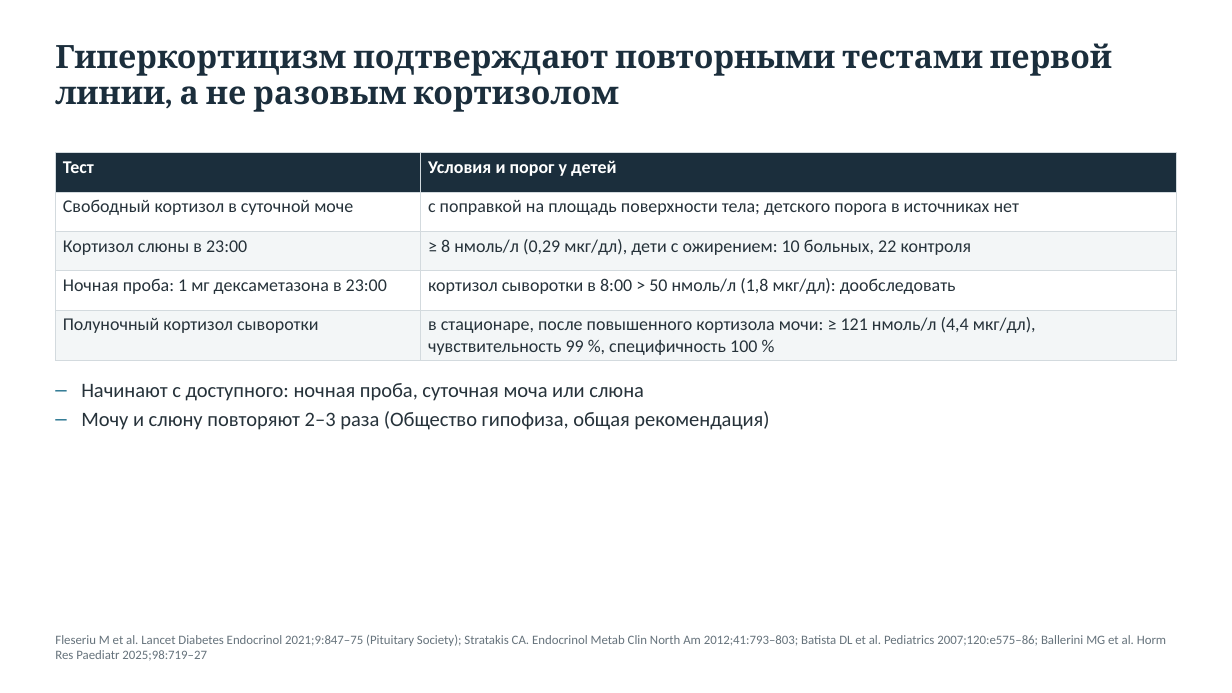
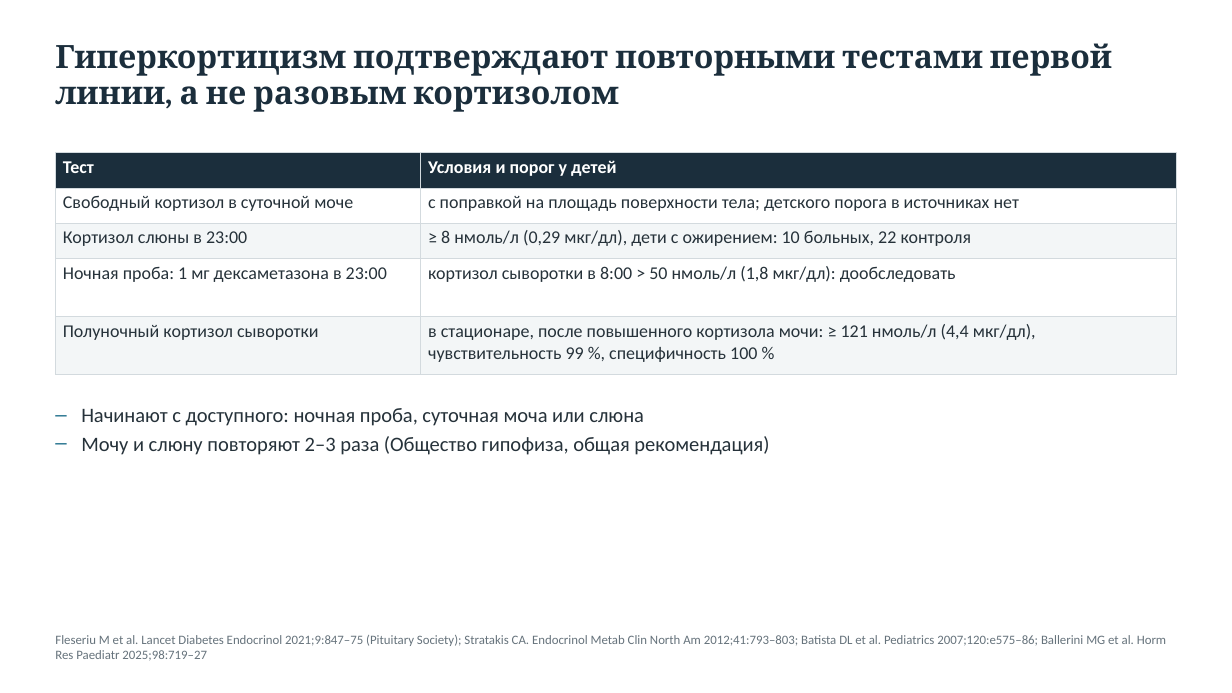
Before and after one commit to drabdulbosit1-eng/my-test-cloud, a slide deck: slide 20 of Endo_short_stature/Эндокринные причины низкорослости 2026.pptx. Drawn at 1232x693 pixels with LibreOffice and Linux fonts; fonts in the diff are those of the drawing. Boxes give left, top, right and bottom in pixels: in the first picture for what was removed or moved away, otherwise in the second. Text is boxed around its words. In the diff, an @@ line names an element or a change of style, - is before the commit and + after.

```diff
--- a/Endo_short_stature/Эндокринные причины низкорослости 2026.pptx
+++ b/Endo_short_stature/Эндокринные причины низкорослости 2026.pptx
@@ table: place and size @@
-table at [55,152,1177,359]
+table at [55,152,1177,374]
@@ text "Начинают с доступного: ночная проба, ...": place and size @@
-text "Начинают с доступного: ночная проба, ..." at [81,383,769,430]
+text "Начинают с доступного: ночная проба, ..." at [81,408,769,455]
```
Also in this commit, not shown: 20 other slides changed, 13 other files.
